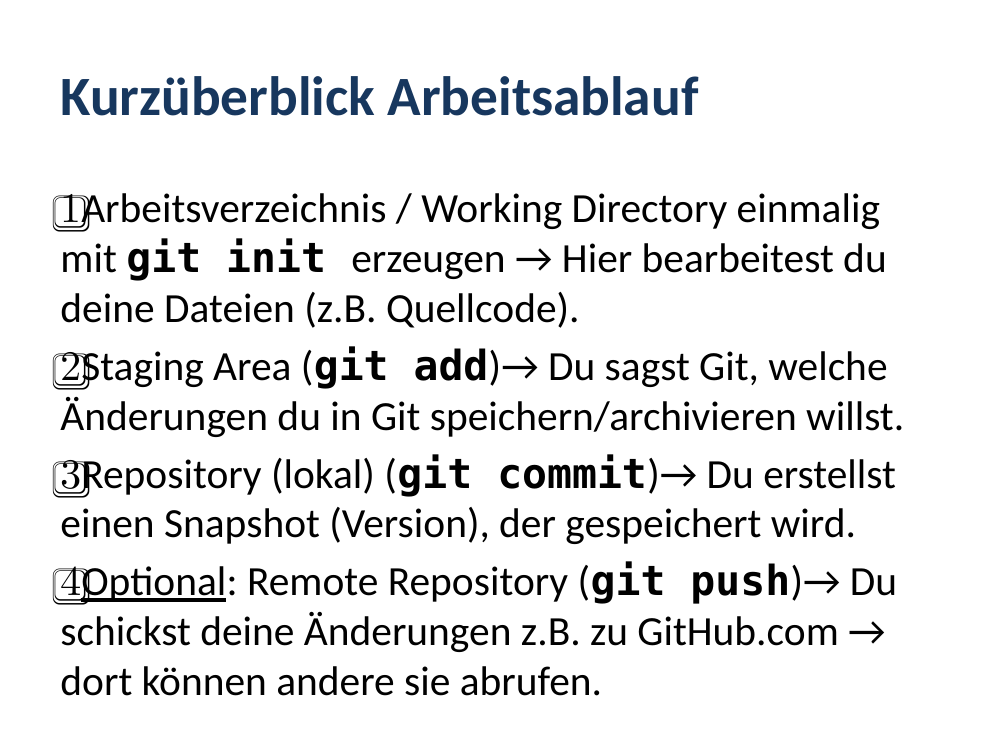
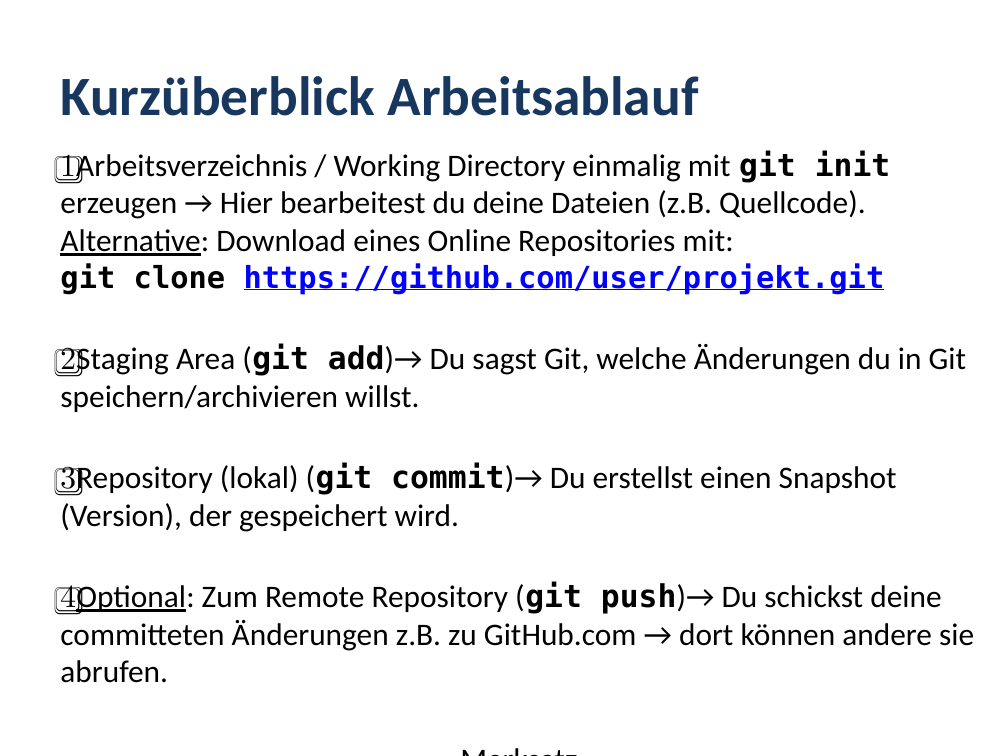
Before and after one commit to MickyRoth/Presentations, a slide deck: slide 6 of Git.pptx. Drawn at 1008x756 pixels with LibreOffice and Linux fonts; fonts in the diff are those of the drawing; background and template pictures are left out. Boxes give left, top, right and bottom in pixels: in the first picture for what was removed or moved away, otherwise in the second. Text is boxed around its words. In the diff, an @@ line names an element or a change of style, - is before the commit and + after.

```diff
--- a/Git.pptx
+++ b/Git.pptx
@@ text "1️⃣Arbeitsverzeichnis / Working Directory einmalig ...": place and size @@
-text "1️⃣Arbeitsverzeichnis / Working Directory einmalig ..." at (60,193,904,696)
+text "1️⃣Arbeitsverzeichnis / Working Directory einmalig ..." at (60,150,974,683)
@@ text at (60,150,891,294): text changed; size 29.6 to 22.4 pt @@
-1️⃣Arbeitsverzeichnis / Working Directory einmalig mit git init erzeugen → Hier bearbeitest du deine Dateien (z.B. Quellcode).
+1️⃣Arbeitsverzeichnis / Working Directory einmalig mit git init erzeugen → Hier bearbeitest du deine Dateien (z.B. Quellcode).
+Alternative: Download eines Online Repositories mit:
+git clone https://github.com/user/projekt.git
@@ text at (60,343,966,532): size 29.6 to 22.4 pt in "2️⃣Staging Area (git add)→ Du sagst Git, ...", "3️⃣Repository (lokal) (git commit)→ Du erstellst einen ..."; less space between paragraphs @@
@@ text at (60,581,974,683): text changed; size 29.6 to 22.4 pt @@
-4️⃣Optional: Remote Repository (git push)→ Du schickst deine Änderungen z.B. zu GitHub.com → dort können andere sie abrufen.
+4️⃣Optional: Zum Remote Repository (git push)→ Du schickst deine committeten Änderungen z.B. zu GitHub.com → dort können andere sie abrufen.
+Merksatz:
+init -> Bearbeiten -> add -> commit -> push
```
Also in this commit, not shown: 7 other slides changed, 3 other files.
